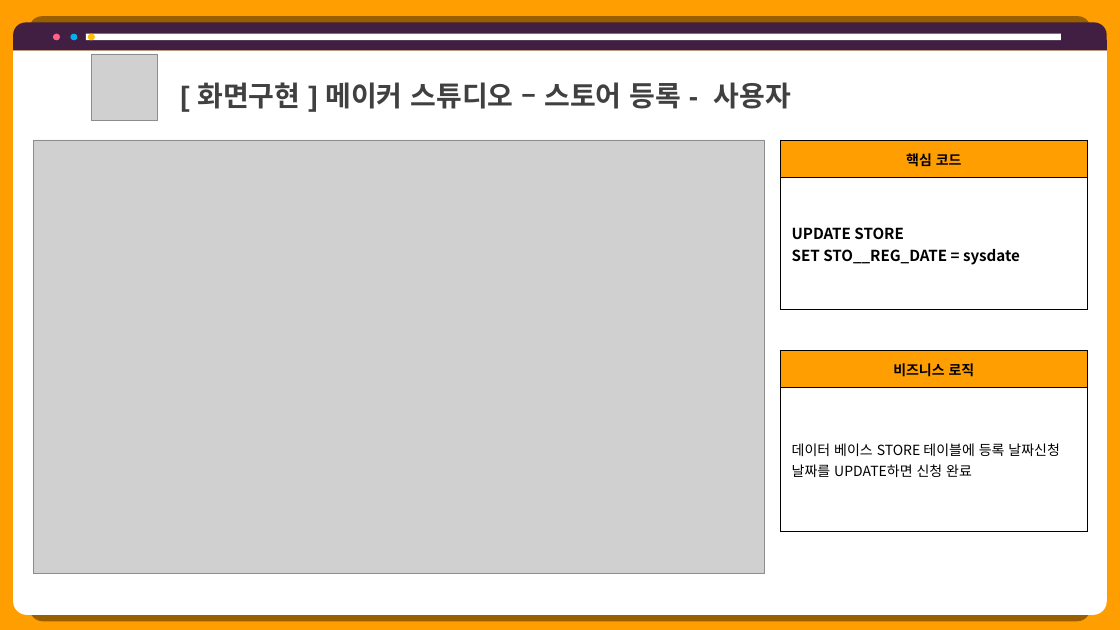
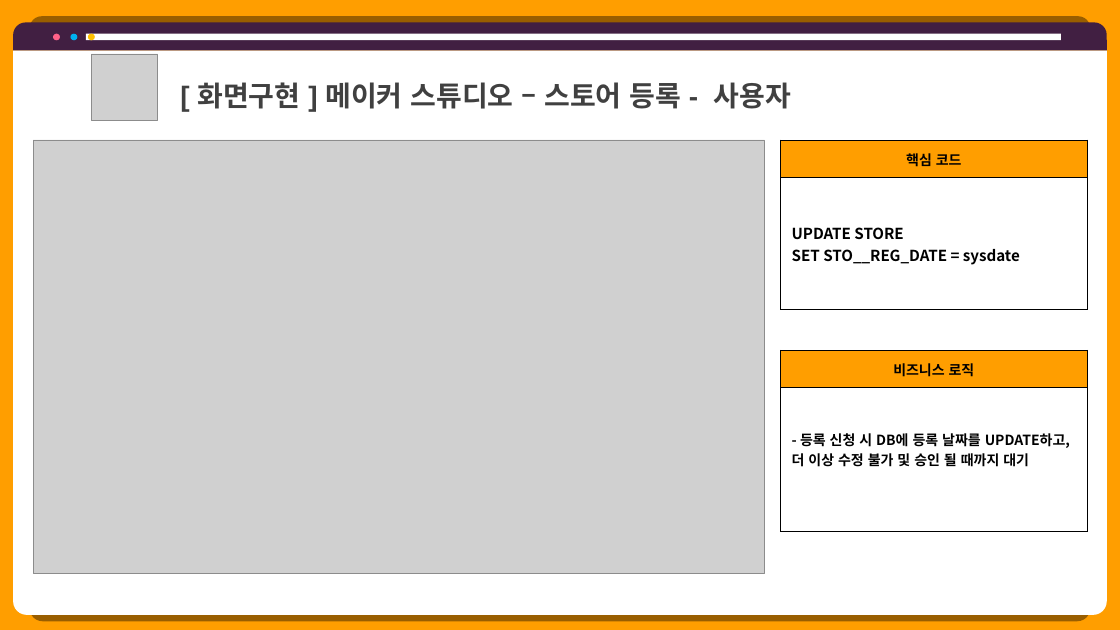
Before and after one commit to hhsw07/ezen-academy-projects, a slide deck: slide 36 of 0 발표용 파워포인트/project06 - 파워포인트 종합 - 현태.pptx (slide 40 before the commit). Drawn at 1120x630 pixels with LibreOffice and Linux fonts; fonts in the diff are those of the drawing; grey boxes stand for pictures. Boxes give left, top, right and bottom in pixels: in the first picture for what was removed or moved away, otherwise in the second. Text is boxed around its words. In the diff, an @@ line names an element or a change of style, - is before the commit and + after.

```diff
--- a/0 발표용 파워포인트/project06 - 파워포인트 종합 - 현태.pptx
+++ b/0 발표용 파워포인트/project06 - 파워포인트 종합 - 현태.pptx
@@ table at (781, 350, 1087, 532) @@
-row 2, column 1: 데이터 베이스 STORE 테이블에 등록 날짜신청 날짜를 UPDATE하면 신청 완료
+row 2, column 1: - 등록 신청 시 DB에 등록 날짜를 UPDATE하고, 더 이상 수정 불가 및 승인 될 때까지 대기
```
Also in this commit, not shown: 30 other slides changed, 1 slide added, 4 slides removed, 2 other files.
